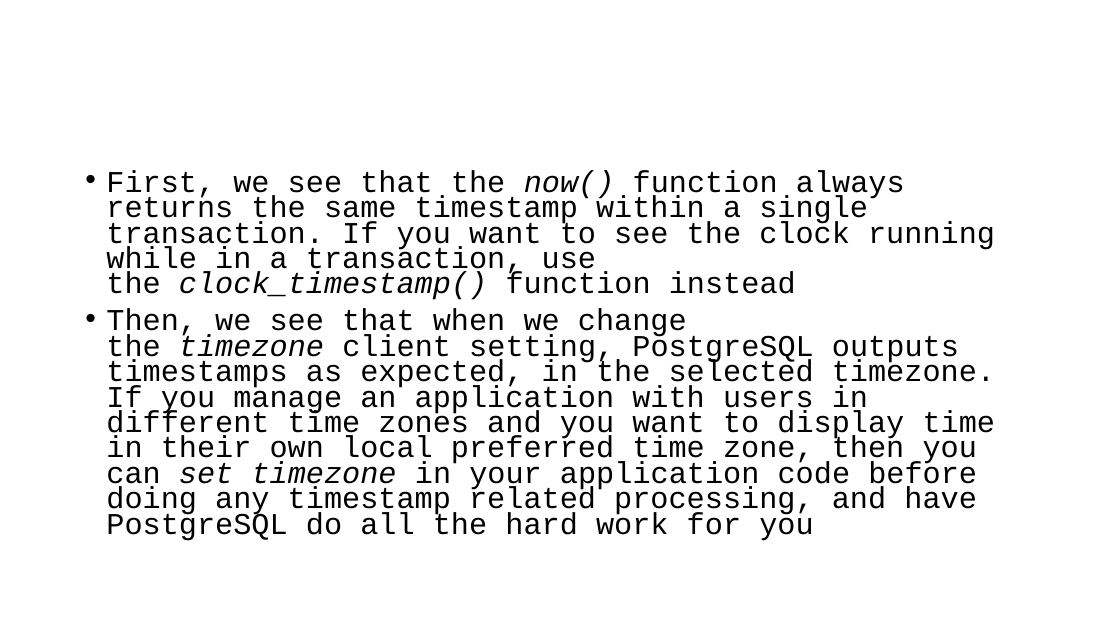
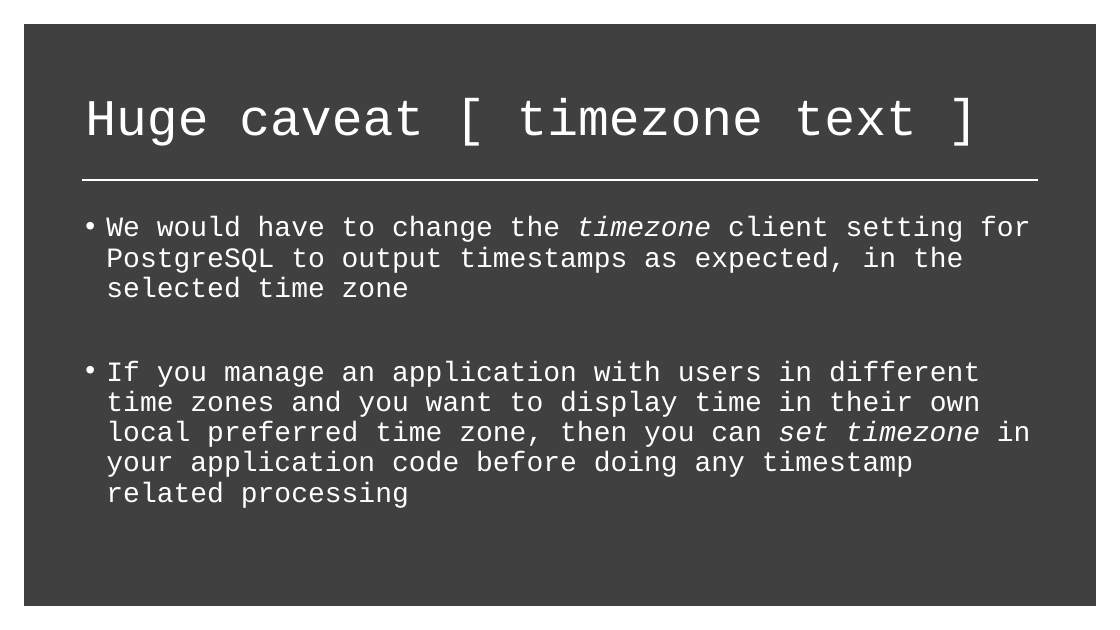
Before and after one commit to VadimAcosta/timestamps_and_intervals, a slide deck: slide 22 of times_and_dates.pptx (slide 33 before the commit). Drawn at 1120x630 pixels with LibreOffice and Linux fonts; fonts in the diff are those of the drawing. Boxes give left, top, right and bottom in pixels: in the first picture for what was removed or moved away, otherwise in the second. Text is boxed around its words. In the diff, an @@ line names an element or a change of style, - is before the commit and + after.

```diff
--- a/times_and_dates.pptx
+++ b/times_and_dates.pptx
@@ rectangle added at [29, 29, 1091, 601], fill #404040, outline #404040 10 pt @@
@@ title added at [85, 98, 917, 146], 44 pt, text #FFFFFF @@
+Huge caveat [ timezone text ]
@@ line added from (82, 180) to (1038, 180), #FFFFFF 1.75 pt @@
@@ text at [106, 217, 1031, 508]: text changed; size 25.9 to 24 pt; text colour #000000 to #FFFFFF @@
-• First, we see that the now() function always returns the same timestamp within a single transaction. If you want to see the clock running while in a transaction, use the clock_timestamp() function instead
-• Then, we see that when we change the timezone client setting, PostgreSQL outputs timestamps as expected, in the selected timezone. If you manage an application with users in different time zones and you want to display time in their own local preferred time zone, then you can set timezone in your application code before doing any timestamp related processing, and have PostgreSQL do all the hard work for you
+• We would have to change the timezone client setting for PostgreSQL to output timestamps as expected, in the selected time zone
+• If you manage an application with users in different time zones and you want to display time in their own local preferred time zone, then you can set timezone in your application code before doing any timestamp related processing
```
Also in this commit, not shown: 23 other slides changed, 14 slides added, 9 slides removed.
